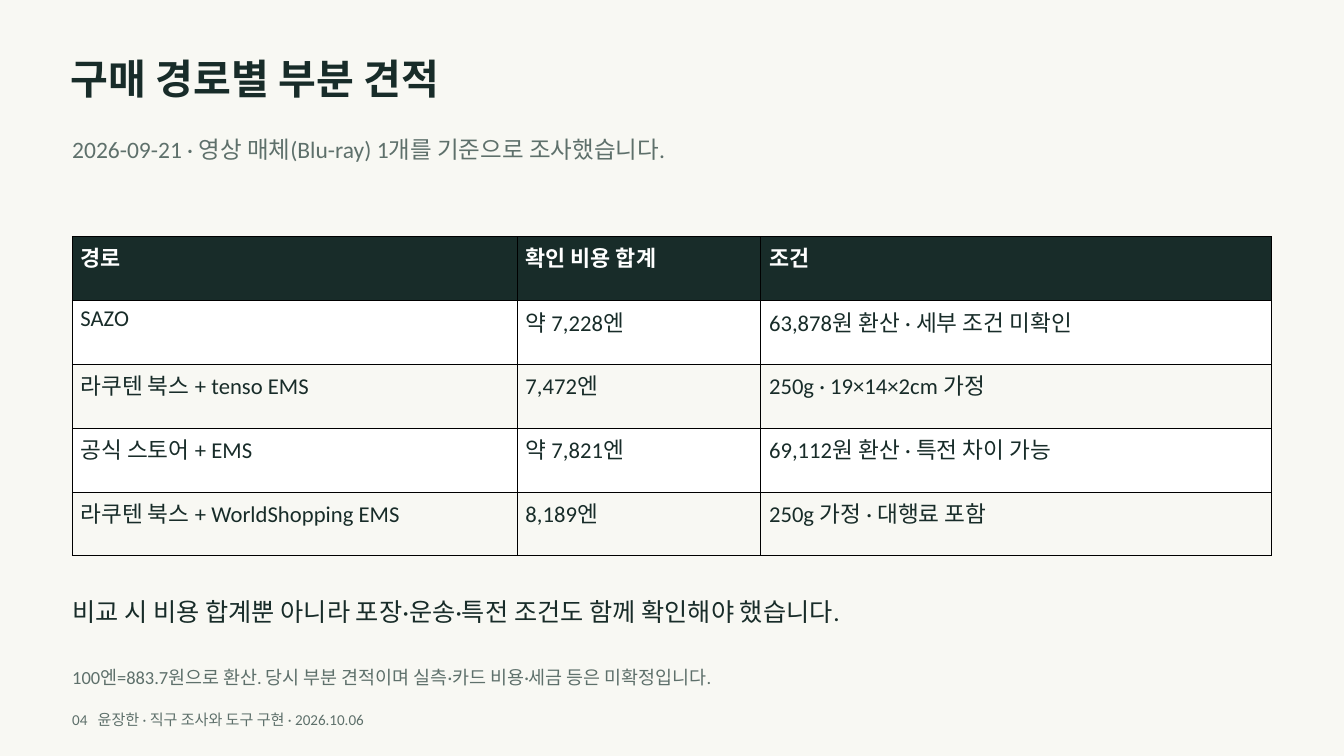
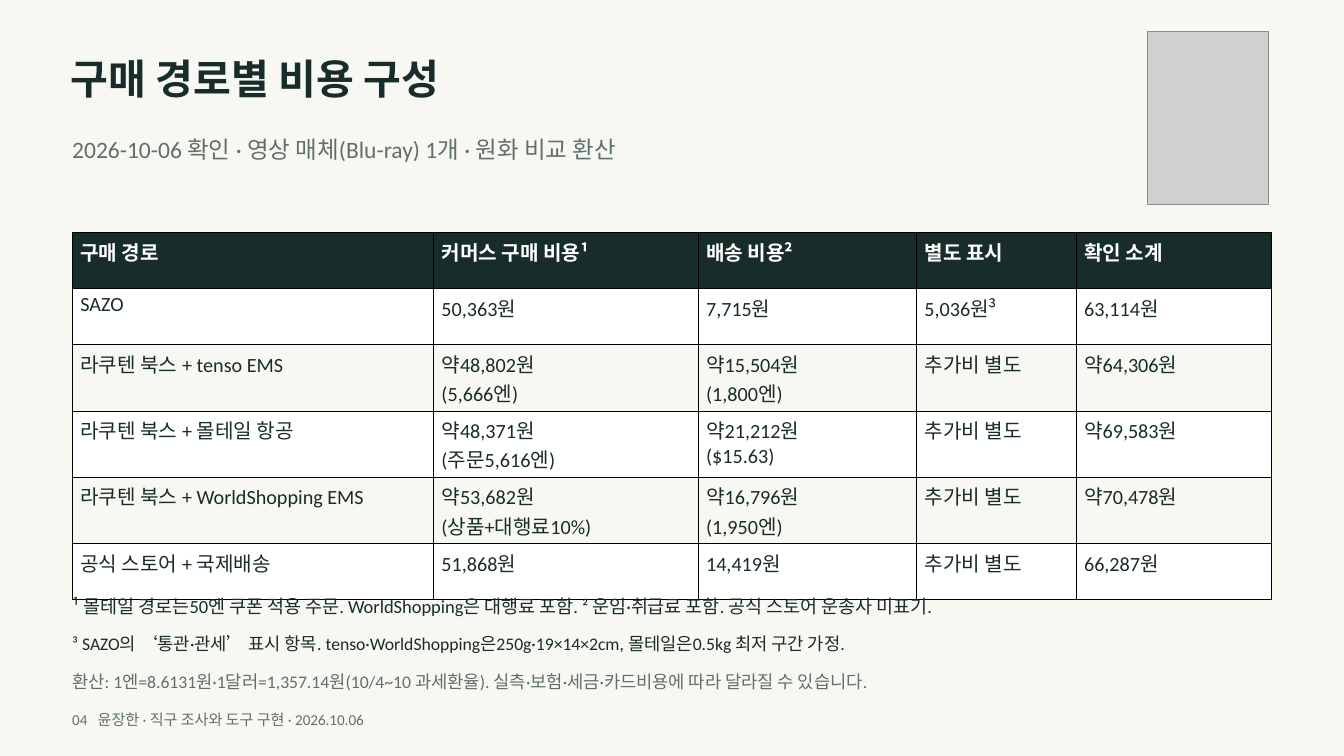
Before and after one commit to y00nZZang/crossborder-purchase-agent, a slide deck: slide 4 of portfolio/crossborder-portfolio.pptx. Drawn at 1344x756 pixels with LibreOffice and Linux fonts; fonts in the diff are those of the drawing; grey boxes stand for pictures. Boxes give left, top, right and bottom in pixels: in the first picture for what was removed or moved away, otherwise in the second. Text is boxed around its words. In the diff, an @@ line names an element or a change of style, - is before the commit and + after.

```diff
--- a/portfolio/crossborder-portfolio.pptx
+++ b/portfolio/crossborder-portfolio.pptx
@@ text at [71, 59, 439, 98]: text changed @@
-구매 경로별 부분 견적
+구매 경로별 비용 구성
@@ picture added at [1146, 32, 1267, 205] @@
@@ text at [72, 138, 616, 162]: text changed @@
-2026-09-21 · 영상 매체(Blu-ray) 1개를 기준으로 조사했습니다.
+2026-10-06 확인 · 영상 매체(Blu-ray) 1개 · 원화 비교 환산
@@ table at [73, 233, 1272, 578] @@
-경로 | 확인 비용 합계 | 조건
-SAZO | 약 7,228엔 | 63,878원 환산 · 세부 조건 미확인
-라쿠텐 북스 + tenso EMS | 7,472엔 | 250g · 19×14×2cm 가정
-공식 스토어 + EMS | 약 7,821엔 | 69,112원 환산 · 특전 차이 가능
-라쿠텐 북스 + WorldShopping EMS | 8,189엔 | 250g 가정 · 대행료 포함
+구매 경로 | 커머스 구매 비용¹ | 배송 비용² | 별도 표시 | 확인 소계
+SAZO | 50,363원 | 7,715원 | 5,036원³ | 63,114원
+라쿠텐 북스 + tenso EMS | 약48,802원 / (5,666엔) | 약15,504원 / (1,800엔) | 추가비 별도 | 약64,306원
+라쿠텐 북스 + 몰테일 항공 | 약48,371원 / (주문5,616엔) | 약21,212원 / ($15.63) | 추가비 별도 | 약69,583원
+라쿠텐 북스 + WorldShopping EMS | 약53,682원 / (상품+대행료10%) | 약16,796원 / (1,950엔) | 추가비 별도 | 약70,478원
+공식 스토어 + 국제배송 | 51,868원 | 14,419원 | 추가비 별도 | 66,287원
@@ table: place and size @@
-table at [73, 237, 1271, 556]
+table at [73, 233, 1272, 578]
@@ text at [72, 594, 933, 616]: text changed; text colour #5E706B to #182C29 @@
-100엔=883.7원으로 환산. 당시 부분 견적이며 실측·카드 비용·세금 등은 미확정입니다.
+¹ 몰테일 경로는50엔 쿠폰 적용 주문. WorldShopping은 대행료 포함. ² 운임·취급료 포함. 공식 스토어 운송사 미표기.
@@ text removed at [72, 600, 840, 623] @@
-비교 시 비용 합계뿐 아니라 포장·운송·특전 조건도 함께 확인해야 했습니다.
@@ text added at [72, 635, 845, 653], 15.8 pt, text #182C29 @@
+³ SAZO의 ‘통관·관세’ 표시 항목. tenso·WorldShopping은250g·19×14×2cm, 몰테일은0.5kg 최저 구간 가정.
@@ text added at [72, 673, 867, 690], 15.8 pt, text #5E706B @@
+환산: 1엔=8.6131원·1달러=1,357.14원(10/4~10 과세환율). 실측·보험·세금·카드비용에 따라 달라질 수 있습니다.
```
Also in this commit, not shown: 1 other slide changed, 8 other files.
